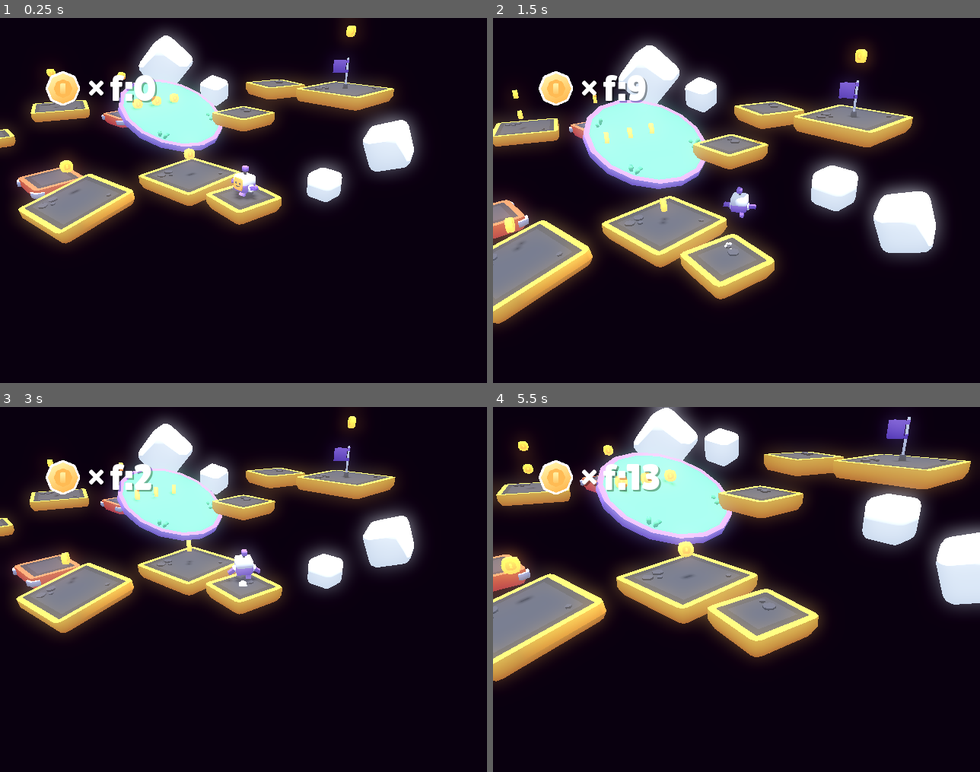
Above: before the commit, frames 1-4 (two rows, left to right).
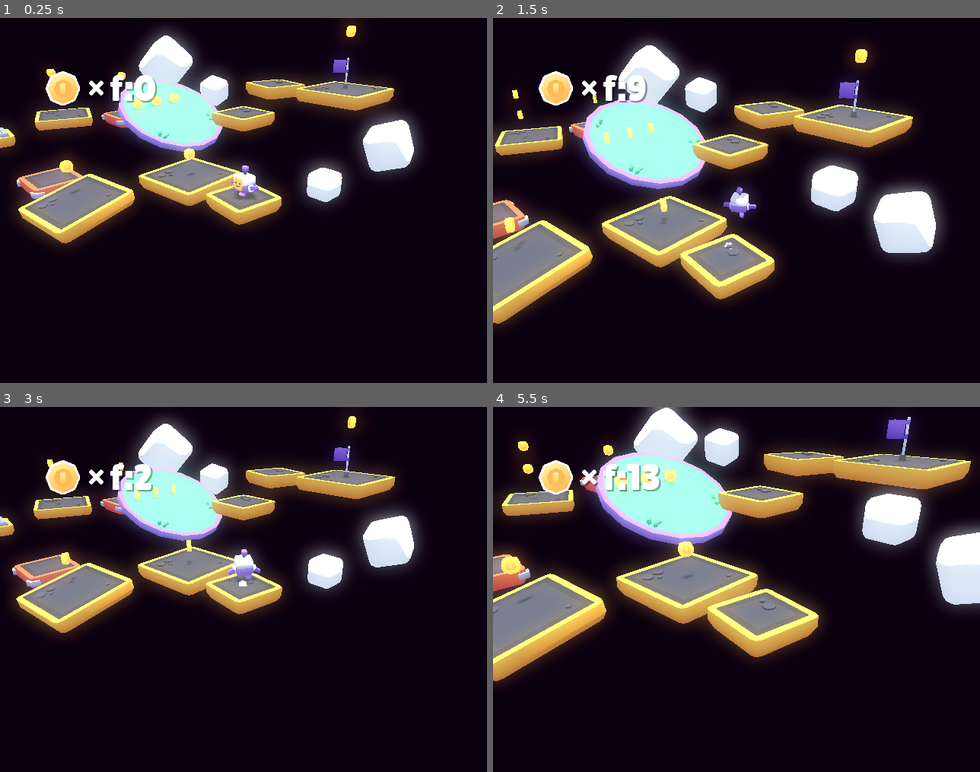
Above: after the commit, the same moments.

Repository: dev-dwarf/gmtk2025
Game: Godot game, scene res://scenes/main.tscn
Same seed, same stepped clock (60 frames per second), same inputs: the game is played once before the commit and once after it.
Inputs (mouse positions are in pixels of both pictures, inside the frame that each line leads up to):
- Up to frame 1 (0.25 s): no input
- Up to frame 2 (1.5 s): move the mouse to (760, 200) at 0.52 s; hold W (move_forward) from 0.53 s (still down); click (760, 200) at 0.6 s; tap Space (jump) at 0.77 s; move the mouse to (712, 200) at 1.27 s; tap Mouse wheel up (zoom_in) at 1.35 s
- Up to frame 3 (3 s): keep holding W (move_forward); tap Space (jump) at 1.52 s; click (219, 589) at 1.55 s; move the mouse to (253, 582) at 2.02 s; tap Mouse wheel down (zoom_out) at 2.1 s; click (253, 582) at 2.3 s; move the mouse to (238, 596) at 2.77 s; click (238, 596) at 2.85 s
- Up to frame 4 (5.5 s): keep holding W (move_forward); tap Space (jump) at 3.02, 3.77, 4.52 s; move the mouse to (775, 593) at 3.52 s; click (775, 593) at 3.6 s; tap R (restart) at 4.15 s; move the mouse to (697, 585) at 4.27 s; tap Mouse wheel up (zoom_in) at 4.35 s; click (697, 585) at 4.55 s; move the mouse to (741, 589) at 5.02 s; tap Mouse wheel down (zoom_out) at 5.1 s; click (741, 589) at 5.3 s

The runs differ from the first frame. In frame 1, 0.8% of the frame differs, in the area x 0-20%, y 22-36%; in frame 2, 1.2%; in frame 3, 0.8%; in frame 4, 1.2%, in the area x 0-17%, y 20-31%.

Commit message:
popup spike

Diff:
--- a/objects/cloud.gd
+++ b/objects/cloud.gd
@@ -11,5 +11,5 @@
 	init_y = position.y
 	phase = 101*position.x + 404*position.z + 505*position.y
 
-func _process(delta):
+func _process(_delta):
 	position.y = init_y + cos(phase + (Global.time * TAU * 4)/scale.y)/scale.x
--- a/objects/coin.gd
+++ b/objects/coin.gd
@@ -21,6 +21,6 @@
 		grabbed = true
 
 # Rotating, animating up and down
-func _process(delta):
+func _process(_delta):
 	rotation.y = fmod(45 * Global.time, 360.)
 	position.y = init_y + 0.25 * cos(8 * TAU * Global.time)
--- a/objects/platform.tscn
+++ b/objects/platform.tscn
@@ -6,6 +6,7 @@
 data = PackedVector3Array(-0.9, 0, -0.72, -1, 0.2, -0.8, -1, 0.2, 0.8, -1, 0.2, 0.8, -0.9, 0, 0.72, -0.9, 0, -0.72, -0. …(7911 unchanged characters)…
 
 [node name="platform" instance=ExtResource("1_xagml")]
+transform = Transform3D(1, 0, 0, 0, 1, 0, 0, 0, 1, 0, -0.5, 0)
 
 [node name="platform2#StaticBody3D" type="StaticBody3D" parent="." index="0"]
 
--- a/objects/platform_grass_large_round.tscn
+++ b/objects/platform_grass_large_round.tscn
@@ -8,6 +8,7 @@
 data = PackedVector3Array(-0.9567, 0.2, 2.3097, 0, 0.2, 2.5, 0, 0, 2.25, 0, 0, 2.25, -0.861, 0, 2.0787, -0.9567, 0.2, 2 …(7181 unchanged characters)…
 
 [node name="platform-grass-large-round" instance=ExtResource("1_k36fp")]
+transform = Transform3D(1, 0, 0, 0, 1, 0, 0, 0, 1, 0, -0.5, 0)
 
 [node name="platform-grass-large-round2#grass-small" parent="." index="0" instance=ExtResource("2_dmbou")]
 transform = Transform3D(1, 0, 0, 0, 1, 0, 0, 0, 1, -1.2632, 0.490424, 1.54658)
--- a/objects/platform_medium.tscn
+++ b/objects/platform_medium.tscn
@@ -6,6 +6,7 @@
 data = PackedVector3Array(1.5, 0.2, 1.3, 1.4, 0, 1.22, 1.355, 0, 1.355, 1.355, 0, 1.355, 1.45, 0.2, 1.45, 1.5, 0.2, 1.3 …(11018 unchanged characters)…
 
 [node name="platform-medium" instance=ExtResource("1_ihbp6")]
+transform = Transform3D(1, 0, 0, 0, 1, 0, 0, 0, 1, 0, -0.5, 0)
 
 [node name="platform-medium2#StaticBody3D" type="StaticBody3D" parent="." index="0"]
 
--- a/objects/platform_moving.gd
+++ b/objects/platform_moving.gd
@@ -3,5 +3,5 @@
 @export var speed: float = 0.3
 @export var cycles: int = 1
 
-func _physics_process(delta: float) -> void:
+func _physics_process(_delta):
 	$PathFollow3D.progress_ratio = Global.time
--- a/objects/platform_moving.tscn
+++ b/objects/platform_moving.tscn
@@ -49,6 +49,7 @@
 script = ExtResource("1_iped5")
 
 [node name="PathFollow3D" type="PathFollow3D" parent="."]
+transform = Transform3D(1, 0, 0, 0, 1, 0, 0, 0, 1, 0, -0.5, 0)
 rotation_mode = 0
 
 [node name="AnimatableBody3D" type="AnimatableBody3D" parent="PathFollow3D"]
--- a/objects/player.tscn
+++ b/objects/player.tscn
@@ -1,8 +1,7 @@
-[gd_scene load_steps=9 format=3 uid="uid://dl2ed4gkybggf"]
+[gd_scene load_steps=8 format=3 uid="uid://dl2ed4gkybggf"]
 
 [ext_resource type="Script" uid="uid://tle6qmk38i2x" path="res://scripts/player.gd" id="1_ffboj"]
 [ext_resource type="PackedScene" uid="uid://c0e27836xgmhi" path="res://objects/character.tscn" id="2_nero3"]
-[ext_resource type="Texture2D" uid="uid://8ggihh27mlrr" path="res://sprites/blob_shadow.png" id="3_0c7wt"]
 [ext_resource type="ArrayMesh" uid="uid://deu06eho4c74" path="res://meshes/dust.res" id="4_mvhqy"]
 [ext_resource type="AudioStream" uid="uid://cydjn1ct3hps2" path="res://sounds/walking.ogg" id="5_ics1s"]
 
@@ -33,28 +32,6 @@
 
 [node name="Character" parent="." instance=ExtResource("2_nero3")]
 
-[node name="leg-left" parent="Character/character/root" index="0"]
-transform = Transform3D(0.965926, 0, 0.258819, 0, 1, 0, -0.258819, 0, 0.965926, 0.125, 0.17625, -0.02375)
-
-[node name="leg-right" parent="Character/character/root" index="1"]
-transform = Transform3D(0.965926, 0, -0.258819, 0, 1, 0, 0.258819, 0, 0.965926, -0.125, 0.17625, -0.02375)
-
-[node name="torso" parent="Character/character/root" index="2"]
-transform = Transform3D(1, 0, 0, 0, 0.996194, 0.0871557, 0, -0.0871557, 0.996194, -1.80478e-15, 0.17625, -0.02375)
-
-[node name="arm-left" parent="Character/character/root/torso" index="0"]
-transform = Transform3D(0.707107, 0.707107, 0, -0.707107, 0.707107, 0, 0, 0, 1, 0.3, 0.175, 0)
-
-[node name="arm-right" parent="Character/character/root/torso" index="1"]
-transform = Transform3D(0.707107, -0.707107, 0, 0.707107, 0.707107, 0, 0, 0, 1, -0.3, 0.1195, 0)
-
-[node name="Shadow" type="Decal" parent="."]
-transform = Transform3D(1, 0, 0, 0, 1, 0, 0, 0, 1, 0, -0.9, 0)
-size = Vector3(1, 2, 1)
-texture_albedo = ExtResource("3_0c7wt")
-modulate = Color(1, 1, 1, 0.705882)
-normal_fade = 0.5
-
 [node name="ParticlesTrail" type="CPUParticles3D" parent="."]
 material_override = SubResource("StandardMaterial3D_q7stj")
 cast_shadow = 0
--- /dev/null
+++ b/objects/spikes.gd
@@ -0,0 +1,20 @@
+extends Node3D
+@onready var animation = $AnimationPlayer
+@export var cycles: int = 2
+
+var spikes_up = false
+
+func _ready():
+	animation.play("show")
+
+func _process(_delta):
+	animation.seek(Global.time * animation.current_animation_length * cycles, false)
+	var pos = fmod(animation.current_animation_position,animation.current_animation_length)
+	spikes_up = (pos > 1.95) and (pos < 3.23)
+	print(pos, spikes_up)
+	$Area3D.monitoring = spikes_up
+
+
+func _on_body_entered(body):
+	if body.has_method("die"):
+		body.die()
--- /dev/null
+++ b/objects/spikes.tscn
@@ -0,0 +1,22 @@
+[gd_scene load_steps=4 format=3 uid="uid://blpyjce7t7ga3"]
+
+[ext_resource type="PackedScene" uid="uid://ct8vpi72gy7c3" path="res://models/trap-spikes-large.glb" id="1_oovyk"]
+[ext_resource type="Script" uid="uid://bryp67if8hkfj" path="res://objects/spikes.gd" id="2_f3r3t"]
+
+[sub_resource type="BoxShape3D" id="BoxShape3D_oovyk"]
+size = Vector3(1.5, 0.2, 1.5)
+
+[node name="trap-spikes-large2" instance=ExtResource("1_oovyk")]
+script = ExtResource("2_f3r3t")
+
+[node name="Area3D" type="Area3D" parent="." index="0"]
+monitorable = false
+
+[node name="CollisionShape3D" type="CollisionShape3D" parent="Area3D" index="0"]
+transform = Transform3D(1, 0, 0, 0, 1, 0, 0, 0, 1, 0, 0.2, 0)
+shape = SubResource("BoxShape3D_oovyk")
+
+[node name="trap-spikes-large" parent="." index="1"]
+transform = Transform3D(2, 0, 0, 0, 2, 0, 0, 0, 2, 0, 0, 0)
+
+[connection signal="body_entered" from="Area3D" to="." method="_on_body_entered"]
--- a/project.godot
+++ b/project.godot
@@ -113,6 +113,11 @@
 , Object(InputEventJoypadButton,"resource_local_to_scene":false,"resource_name":"","device":-1,"button_index":6,"pressure":0.0,"pressed":false,"script":null)
 ]
 }
+mouse_left={
+"deadzone": 0.2,
+"events": [Object(InputEventMouseButton,"resource_local_to_scene":false,"resource_name":"","device":-1,"window_id":0,"alt_pressed":false,"shift_pressed":false,"ctrl_pressed":false,"meta_pressed":false,"button_mask":0,"position":Vector2(0, 0),"global_position":Vector2(0, 0),"factor":1.0,"button_index":1,"canceled":false,"pressed":false,"double_click":false,"script":null)
+]
+}
 
 [rendering]
 
--- a/scenes/main.tscn
+++ b/scenes/main.tscn
@@ -12,10 +12,10 @@
 [ext_resource type="PackedScene" uid="uid://dy017k58p20sk" path="res://objects/cloud.tscn" id="13_drtpy"]
 [ext_resource type="Texture2D" uid="uid://cd7oyc56ehkx1" path="res://sprites/coin.png" id="13_jfda3"]
 [ext_resource type="PackedScene" uid="uid://bjcgd5qwfax1d" path="res://objects/platform_moving.tscn" id="14_a8y0u"]
+[ext_resource type="PackedScene" uid="uid://blpyjce7t7ga3" path="res://objects/spikes.tscn" id="14_jkv2x"]
 [ext_resource type="FontFile" uid="uid://d0cxd77jybrcn" path="res://fonts/lilita_one_regular.ttf" id="17_tk810"]
 
 [sub_resource type="CameraAttributesPractical" id="CameraAttributesPractical_trceg"]
-dof_blur_far_enabled = true
 dof_blur_far_distance = 11.08
 dof_blur_far_transition = -1.0
 dof_blur_near_distance = 3.55
@@ -76,7 +76,7 @@
 transform = Transform3D(0.993085, 0, -0.117399, 0, 1, 0, 0.117399, 0, 0.993085, 0, 0, 0)
 
 [node name="platform4" parent="World" instance=ExtResource("6_sdmev")]
-transform = Transform3D(0.993085, 0, -0.117399, 0, 1, 0, 0.117399, 0, 0.993085, -15, 0, 4)
+transform = Transform3D(0.992546, 0, -0.121869, 0, 1, 0, 0.121869, 0, 0.992546, -15, 0, 4)
 
 [node name="platform2" parent="World" instance=ExtResource("6_sdmev")]
 transform = Transform3D(1, 0, 0, 0, 1, 0, 0, 0, 1, -3, 2, -3)
@@ -91,7 +91,7 @@
 transform = Transform3D(0.995121, 0, 0.0986598, 0.0165773, 0.985783, -0.167205, -0.0972571, 0.168025, 0.980973, -4.31879, -0.204792, 4.07133)
 
 [node name="platform-medium4" parent="World" instance=ExtResource("7_ixpj3")]
-transform = Transform3D(0.929796, 0, -0.368076, 0, 1, 0, 0.368076, 0, 0.929796, -14.9422, 0.991941, 0.128304)
+transform = Transform3D(0.927184, 0, -0.374607, 0, 1, 0, 0.374607, 0, 0.927184, -15, 0.5, 0)
 
 [node name="platform-medium3" parent="World" instance=ExtResource("7_ixpj3")]
 transform = Transform3D(1, 0, 0, 0, 1, 0, 0, 0, 1, 0, 3, -6)
@@ -190,4 +190,7 @@
 curve = SubResource("Curve3D_trceg")
 cycles = 3
 
+[node name="trap-spikes-large2" parent="." instance=ExtResource("14_jkv2x")]
+transform = Transform3D(0.992546, 0, -0.121869, 0, 1, 0, 0.121869, 0, 0.992546, -15, 0.5, 4)
+
 [connection signal="coin_collected" from="Player" to="HUD" method="_on_coin_collected"]
--- a/scripts/hud.gd
+++ b/scripts/hud.gd
@@ -1,4 +1,4 @@
 extends CanvasLayer
 
-func _physics_process(delta: float):
+func _physics_process(_delta):
 	$Coins.text = ("f" if Global.forward else "r") + ":" + str(int(Global.time*100))
--- a/scripts/player.gd
+++ b/scripts/player.gd
@@ -34,6 +34,12 @@
 func _ready():
 	Global.forward = true;
 	Global.time = 0;
+
+func die():
+	call_deferred("_reload")
+
+func _reload():
+	get_tree().reload_current_scene()
 
 func _physics_process(delta):
 	var input := Vector3.ZERO
@@ -88,7 +94,7 @@
 
 	# Die
 	if Input.is_action_just_pressed("restart") or position.y < -10:
-		get_tree().reload_current_scene()
+		die()
 
 	# Advance time
 	var applied_velocity = Vector3.ZERO
--- a/scripts/view.gd
+++ b/scripts/view.gd
@@ -19,9 +19,17 @@
 
 func _ready():
 	camera_rotation = rotation_degrees # Initial rotation
+	get_tree().get_root().connect("window_unfocused", _on_window_unfocused)
 	pass
 
+func _on_window_unfocused():
+	# Release mouse when window loses focus (e.g., Alt+Tab)
+	Input.set_mouse_mode(Input.MOUSE_MODE_VISIBLE)
+
 func _physics_process(delta):
+	if Input.is_action_just_pressed("mouse_left"):
+		Input.set_mouse_mode(Input.MOUSE_MODE_CAPTURED)
+
 	self.position = self.position.lerp(target.position, delta * 4)
 	rotation_degrees = rotation_degrees.lerp(camera_rotation, delta * 6)
 
@@ -31,7 +39,6 @@
 
 	input.y = Input.get_axis("camera_right", "camera_left")
 	input.x = Input.get_axis("camera_up", "camera_down")
-	Input.set_mouse_mode(Input.MOUSE_MODE_CAPTURED)
 
 	camera_rotation += input.limit_length(1.0) * rotation_speed * delta
 	camera_rotation.x = clamp(camera_rotation.x, -80, -10)
Not shown, changed: export_presets.cfg
Binary file added: models/trap-spikes-large.glb
Not shown, added: models/trap-spikes-large.glb.import
Binary file added: models/trap-spikes-large_colormap.png
Not shown, added: models/trap-spikes-large_colormap.png.import
Not shown: 1 places in objects/platform_falling.tscn that only renumber resources
Not shown, added: objects/spikes.gd.uid
Not shown: 1 places in scenes/main.tscn that only renumber resources
